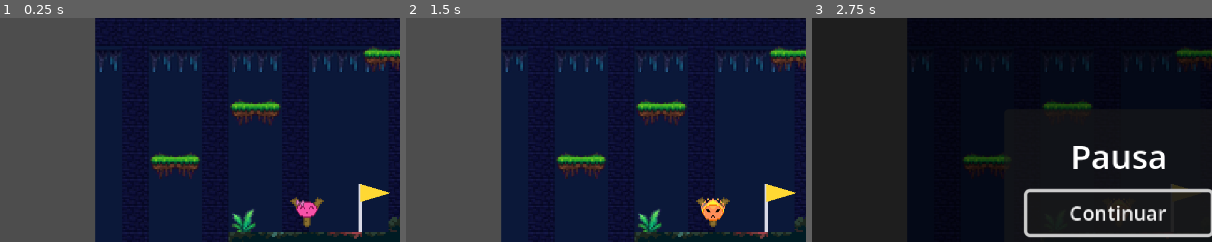
Above: before the commit, frames 1-3 (left to right).
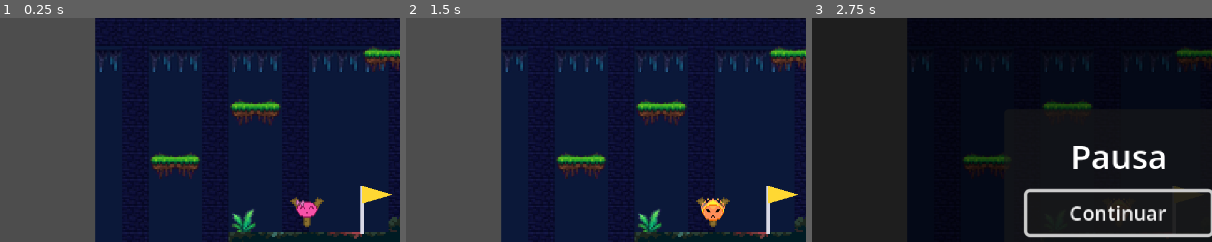
Above: after the commit, the same moments.

Repository: Navarro0k/Slimeterra
Game: Godot game, scene res://Scenes/Levels/jungleLevel.tscn
Same seed, same stepped clock (60 frames per second), same inputs: the game is played once before the commit and once after it. This scene is started directly instead of the project's main scene.
Inputs:
- Up to frame 1 (0.25 s): no input
- Up to frame 2 (1.5 s): click "x10" at 0.5 s; click "x5" at 1.25 s
- Up to frame 3 (2.75 s): click "Pausa" at 2 s
The pictures show only the part of the screen within x 12-62%, y 7-57%; the shares and areas given below are measured in that part.

The runs differ from the first frame. In frame 1, 0.4% of the frame differs, in the area x 89-98%, y 74-97%; in frame 2, 0.4%; in frame 3, less than 0.1%.

Commit message:
final changes to this branch

Diff:
--- a/Scenes/Levels/jungleLevel.tscn
+++ b/Scenes/Levels/jungleLevel.tscn
@@ -3977,6 +3977,5 @@
 script = ExtResource("17_cam")
 
 [node name="Meta" parent="." unique_id=570286554 instance=ExtResource("16_lpkn4")]
-position = Vector2(-33, 16)
+position = Vector2(-32, 17)
 scale = Vector2(1.1393256, 0.90381575)
-script = null
